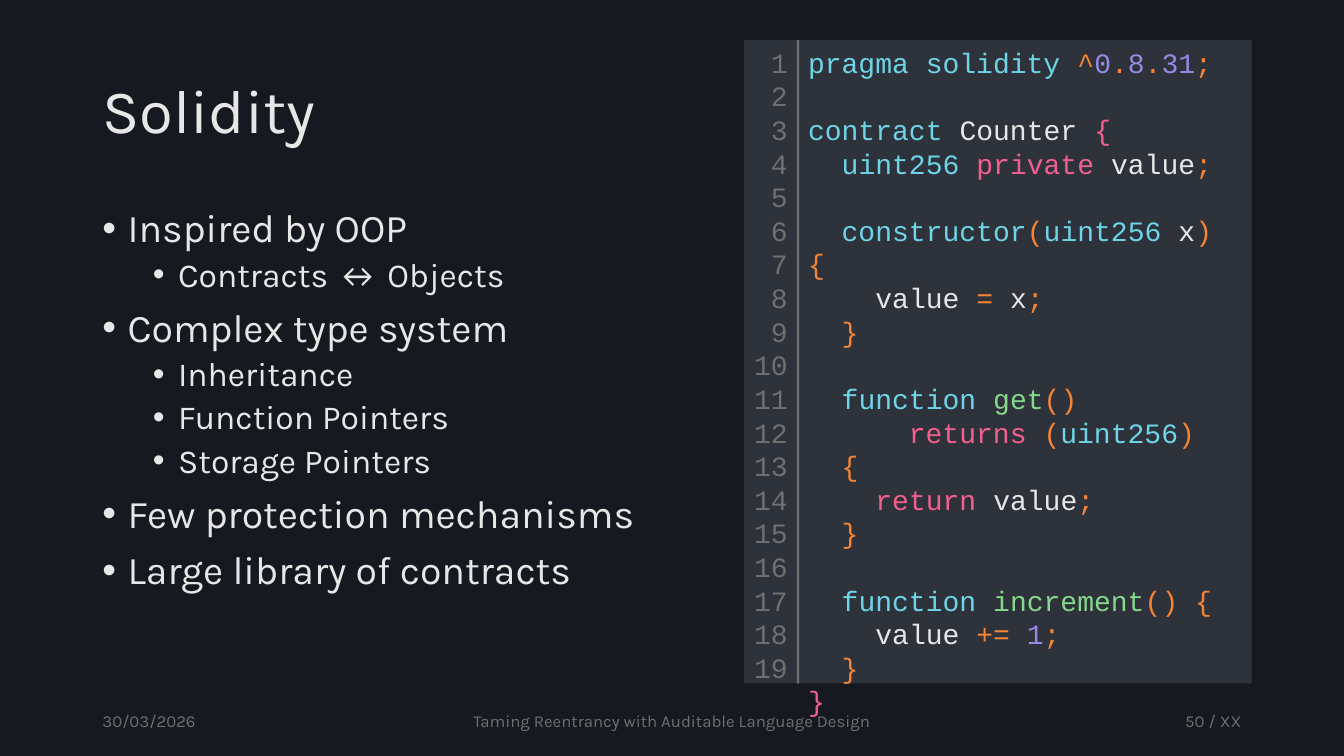
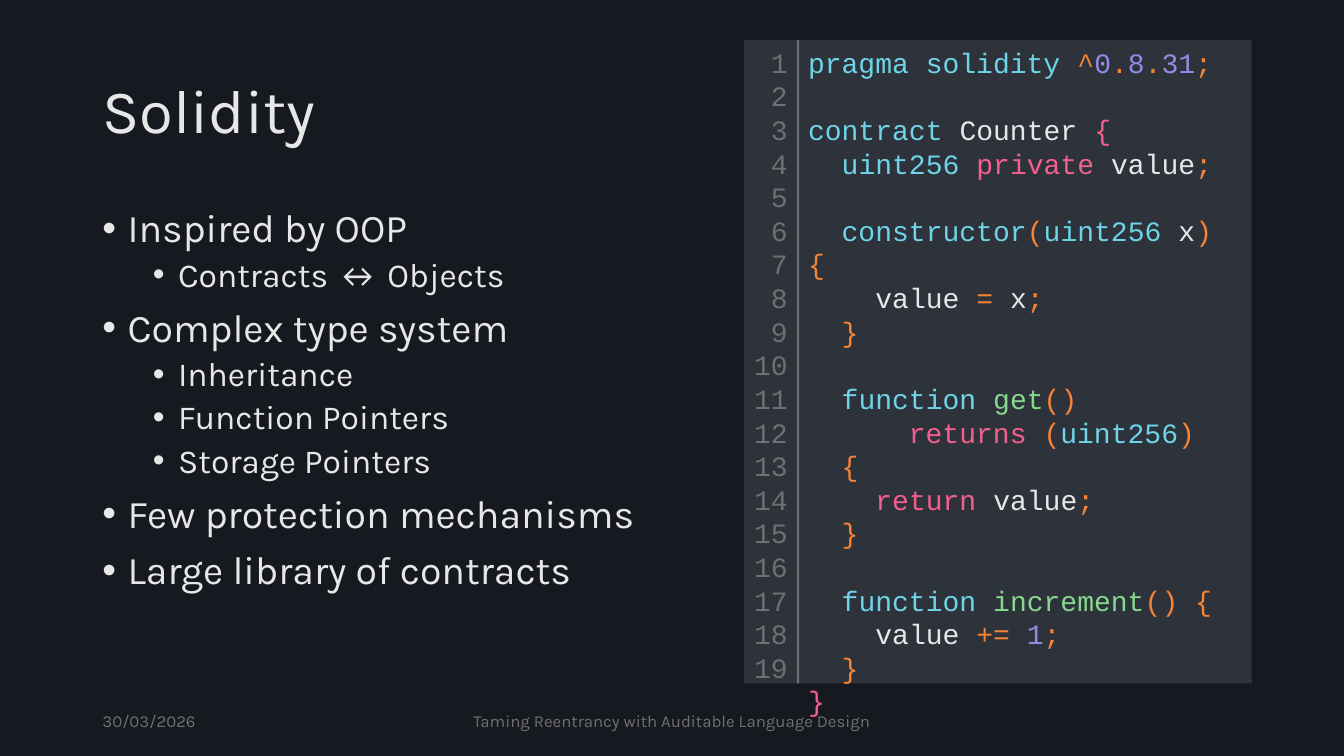
Before and after one commit to tzann/thesis, a slide deck: slide 47 of doc/presentation/Thesis.pptx (slide 50 before the commit). Drawn at 1344x756 pixels with LibreOffice and Linux fonts; fonts in the diff are those of the drawing. Boxes give left, top, right and bottom in pixels: in the first picture for what was removed or moved away, otherwise in the second. Text is boxed around its words. In the diff, an @@ line names an element or a change of style, - is before the commit and + after.

```diff
--- a/doc/presentation/Thesis.pptx
+++ b/doc/presentation/Thesis.pptx
@@ page number removed at (x1=1185, y1=716, x2=1242, y2=727) @@
-50 / XX
```
Also in this commit, not shown: 12 other slides changed, 4 slides removed.
